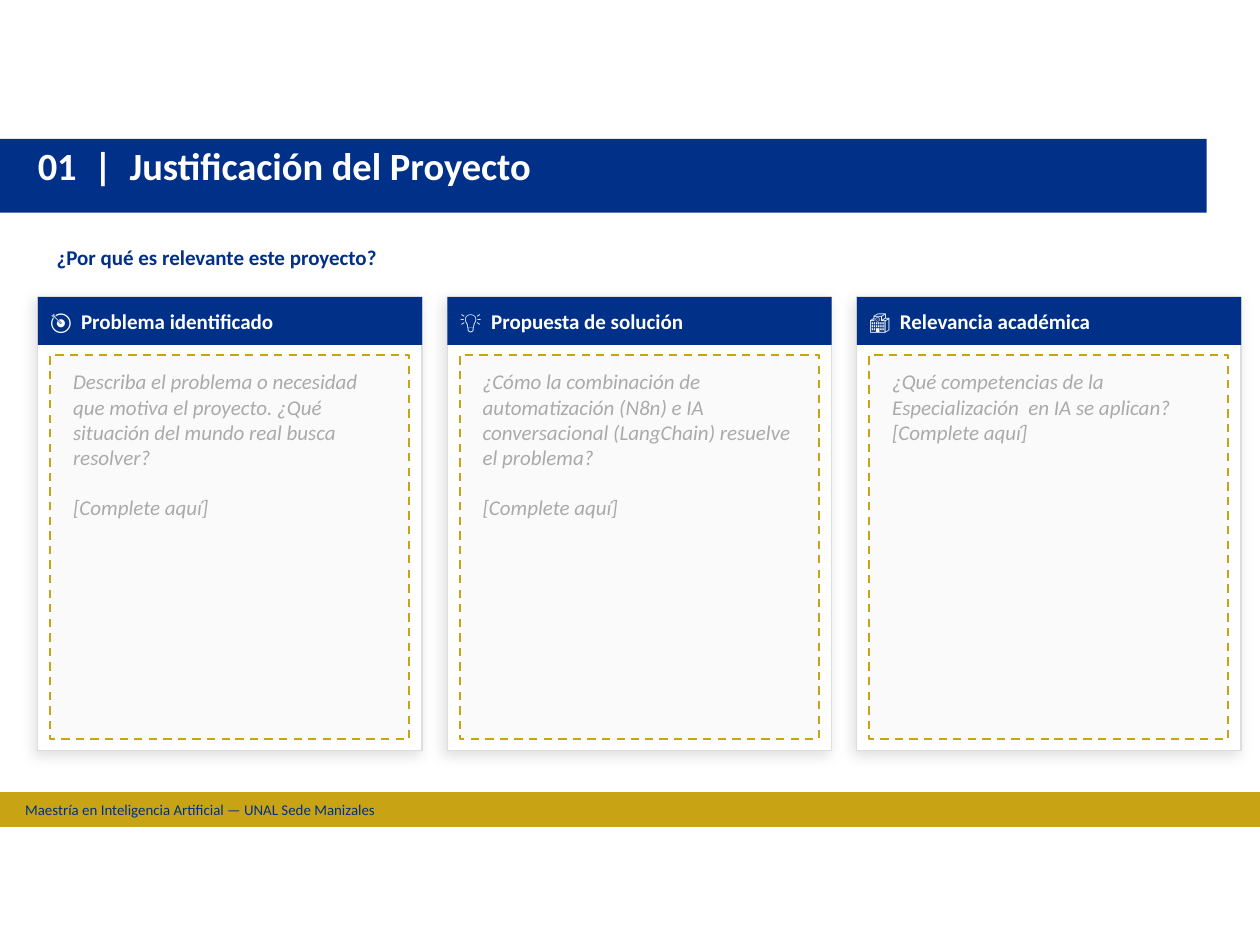
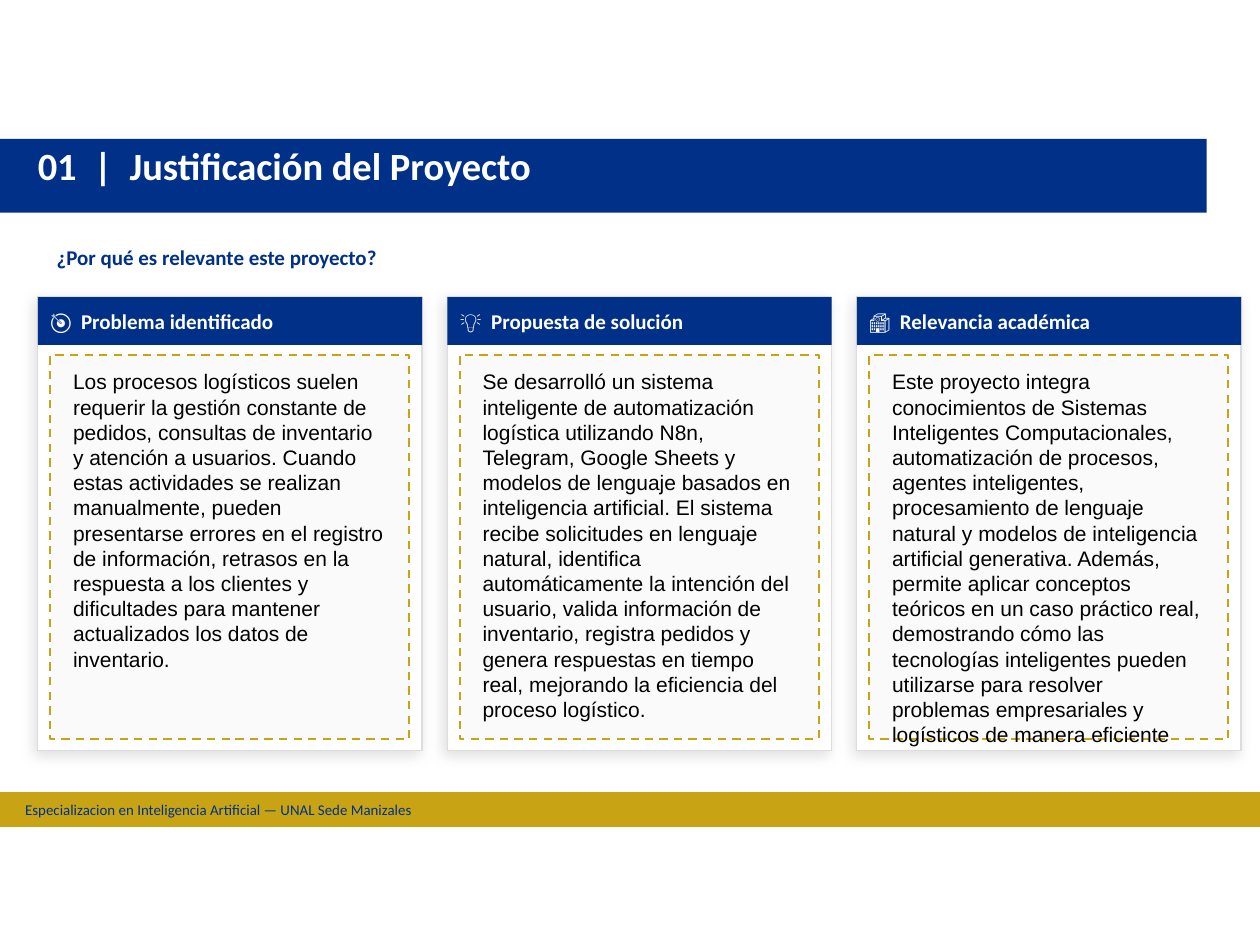
Before and after one commit to DmejiariUnal8313/Sistemas_Inteligentes_Vanessa_Daniel, a slide deck: slide 4 of Plantilla Tutoriales UNAL V2.pptx. Drawn at 1260x945 pixels with LibreOffice and Linux fonts; fonts in the diff are those of the drawing; background and template pictures are left out. Boxes give left, top, right and bottom in pixels: in the first picture for what was removed or moved away, otherwise in the second. Text is boxed around its words. In the diff, an @@ line names an element or a change of style, - is before the commit and + after.

```diff
--- a/Plantilla Tutoriales UNAL V2.pptx
+++ b/Plantilla Tutoriales UNAL V2.pptx
@@ text at (x1=73, y1=373, x2=383, y2=668): text changed; font Calibri to Arial; text colour #AAAAAA to #000000; italic off @@
-Describa el problema o necesidad que motiva el proyecto. ¿Qué situación del mundo real busca resolver?
-[Complete aquí]
+Los procesos logísticos suelen requerir la gestión constante de pedidos, consultas de inventario y atención a usuarios. Cuando estas actividades se realizan manualmente, pueden presentarse errores en el registro de información, retrasos en la respuesta a los clientes y dificultades para mantener actualizados los datos de inventario.
@@ text at (x1=483, y1=373, x2=790, y2=721): text changed; font Calibri to Arial; text colour #AAAAAA to #000000; italic off @@
-¿Cómo la combinación de automatización (N8n) e IA conversacional (LangChain) resuelve el problema?
-[Complete aquí]
+Se desarrolló un sistema inteligente de automatización logística utilizando N8n, Telegram, Google Sheets y modelos de lenguaje basados en inteligencia artificial. El sistema recibe solicitudes en lenguaje natural, identifica automáticamente la intención del usuario, valida información de inventario, registra pedidos y genera respuestas en tiempo real, mejorando la eficiencia del proceso logístico.
@@ text at (x1=892, y1=373, x2=1200, y2=747): text changed; font Calibri to Arial; text colour #AAAAAA to #000000; italic off @@
-¿Qué competencias de la Especialización en IA se aplican?
-[Complete aquí]
+Este proyecto integra conocimientos de Sistemas Inteligentes Computacionales, automatización de procesos, agentes inteligentes, procesamiento de lenguaje natural y modelos de inteligencia artificial generativa. Además, permite aplicar conceptos teóricos en un caso práctico real, demostrando cómo las tecnologías inteligentes pueden utilizarse para resolver problemas empresariales y logísticos de manera eficiente
@@ text at (x1=25, y1=804, x2=412, y2=818): text changed @@
-Maestría en Inteligencia Artificial — UNAL Sede Manizales
+Especializacion en Inteligencia Artificial — UNAL Sede Manizales
```
Also in this commit, not shown: 9 other slides changed, 3 slides added, 3 slides removed, 3 other files.
